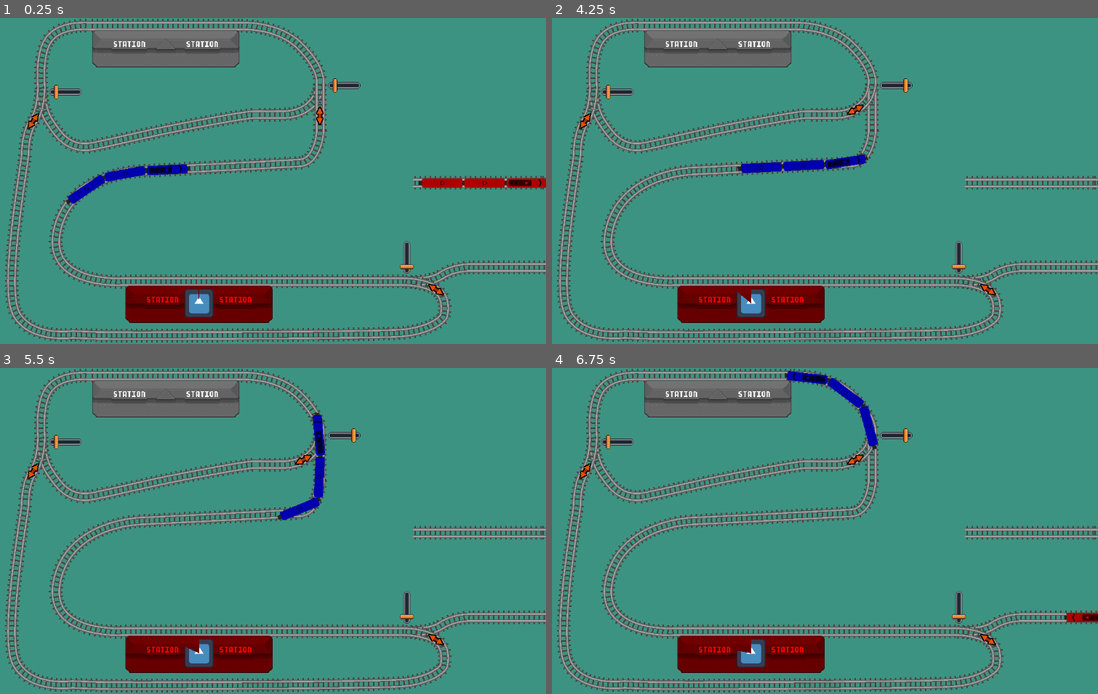
Above: before the commit, frames 1-4 (two rows, left to right).
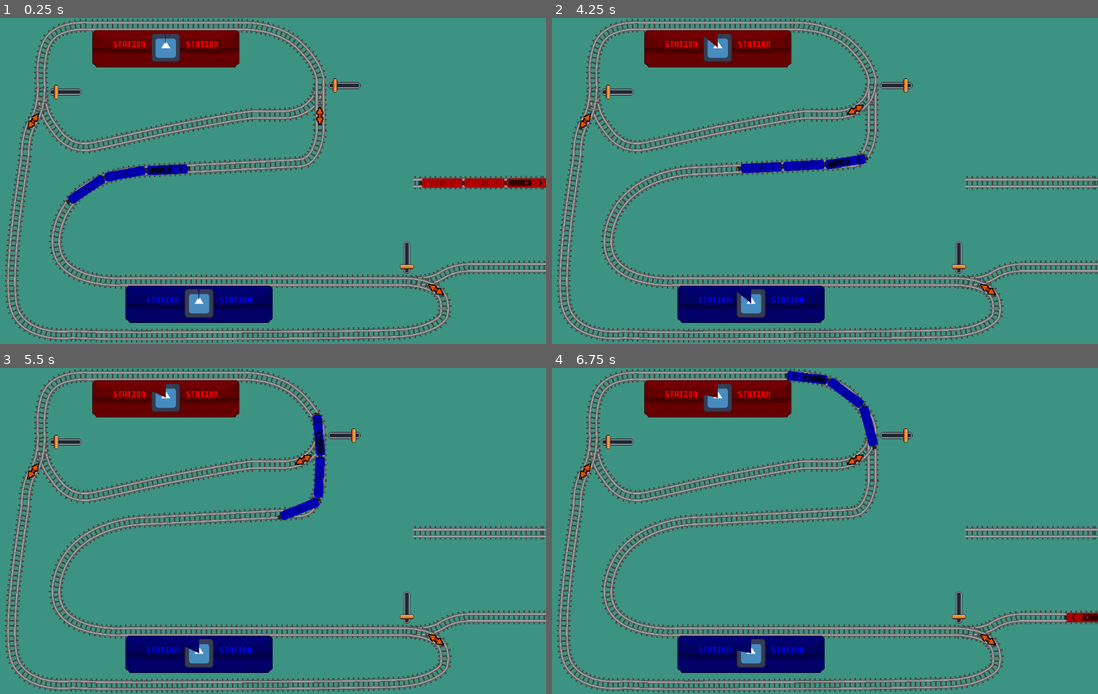
Above: after the commit, the same moments.

Repository: dsg-jam/ld54-game
Game: Godot game, scene res://scenes/test_track_1.tscn
Same seed, same stepped clock (60 frames per second), same inputs: the game is played once before the commit and once after it. The engine's default icon, where the game draws it, is replaced by a stand-in: a white triangle on a blue panel in a dark square.
Inputs (mouse positions are in pixels of both pictures, inside the frame that each line leads up to):
- Up to frame 1 (0.25 s): no input
- Up to frame 2 (4.25 s): click (895, 86) at 0.52 s; hold Space (brake) 2.03-2.78 s
- Up to frame 3 (5.5 s): hold Space (brake) from 4.28 s (still down)
- Up to frame 4 (6.75 s): release Space (brake) at 6.53 s

The runs differ from the first frame. In frame 1, 5.6% of the frame differs, in the area x 16-50%, y 3-94%; in frame 2, 5.7%; in frame 3, 5.7%; in frame 4, 5.7%.

Commit message:
fix train routes

Diff:
--- a/scenes/test_track_1.tscn
+++ b/scenes/test_track_1.tscn
@@ -39,7 +39,7 @@
 resource_local_to_scene = true
 instance_count = 16
 mesh = SubResource("ArrayMesh_umy7o")
-buffer = PackedFloat32Array(0.992327, -0.123641, 0, 4.99044, …(129 unchanged characters)… , 0.424495, 0.90543, 0, 4.96879, 0.818401, -0.574647, 0, 33.1875, 0.574647, 0.818401, 0, 9.61463, 0.708248, -0.705964, 0, 41.0933, 0.705964, 0.708248, 0, 15.7144, 0.586411, -0.810013, 0, 47.872, 0.810013, 0.586411, 0, 23.0491, 0.462831, -0.886447, 0, 53.4373, 0.886447, 0.462831, 0, 31.3455, 0.342998, -0.939336, 0, 57.7867, 0.939336, 0.342998, 0, 40.342, 0.229513, -0.973306, 0, 60.9541, 0.973306, 0.229513, 0, 49.821, 0.120222, -0.992747, 0, 62.9901, 0.992747, 0.120222, 0, 59.606, 0.0206377, -0.999787, 0, 63.9268, 0.999787, 0.0206377, 0, 69.5566, 0.00835572, -0.999965, 0,  …(310 unchanged characters)…
+buffer = PackedFloat32Array(0.992327, -0.123641, 0, 4.99044, …(129 unchanged characters)… , 0.424495, 0.90543, 0, 4.96879, 0.818402, -0.574647, 0, 33.1875, 0.574647, 0.818402, 0, 9.61464, 0.708248, -0.705964, 0, 41.0933, 0.705964, 0.708248, 0, 15.7144, 0.586411, -0.810013, 0, 47.8721, 0.810013, 0.586411, 0, 23.0491, 0.462831, -0.886447, 0, 53.4373, 0.886447, 0.462831, 0, 31.3455, 0.342998, -0.939336, 0, 57.7867, 0.939336, 0.342998, 0, 40.342, 0.229513, -0.973306, 0, 60.9541, 0.973306, 0.229513, 0, 49.821, 0.120222, -0.992747, 0, 62.9901, 0.992747, 0.120222, 0, 59.606, 0.0206376, -0.999787, 0, 63.9268, 0.999787, 0.0206376, 0, 69.5566, 0.00835572, -0.999965, 0,  …(310 unchanged characters)…
 
 [sub_resource type="Curve2D" id="Curve2D_jdlbk"]
 resource_local_to_scene = true
@@ -52,7 +52,7 @@
 resource_local_to_scene = true
 instance_count = 10
 mesh = SubResource("ArrayMesh_umy7o")
-buffer = PackedFloat32Array(1, 2.16838e-14, 0, 5, -2.16838e-14, 1, 0, 1.97323e-12, 1, 2.16839e-14, 0, 15, -2.16839e-14, 1, 0, 1.75639e-12, 1, 2.16839e-14, …(432 unchanged characters)…
+buffer = PackedFloat32Array(1, 2.16838e-14, 0, 5, -2.16838e-14, 1, 0, 1.97323e-12, 1, 2.16838e-14, 0, 15, -2.16838e-14, 1, 0, 1.75639e-12, 1, 2.16839e-14, …(432 unchanged characters)…
 
 [sub_resource type="Curve2D" id="Curve2D_1ghy7"]
 resource_local_to_scene = true
@@ -65,7 +65,7 @@
 resource_local_to_scene = true
 instance_count = 14
 mesh = SubResource("ArrayMesh_umy7o")
-buffer = PackedFloat32Array(0.999648, -0.026521, 0, 4.99242, …(530 unchanged characters)… 0.429017, 0.903296, 0, -16.4998, 0.944942, 0.327237, 0, 90.871, -0.327237, 0.944942, 0, -20.5389, 0.96897, 0.247177, 0, 100 …(238 unchanged characters)…
+buffer = PackedFloat32Array(0.999648, -0.026521, 0, 4.99242, …(530 unchanged characters)… 0.429017, 0.903296, 0, -16.4998, 0.944943, 0.327236, 0, 90.871, -0.327236, 0.944943, 0, -20.5389, 0.96897, 0.247177, 0, 100 …(238 unchanged characters)…
 
 [sub_resource type="Curve2D" id="Curve2D_agot6"]
 resource_local_to_scene = true
@@ -91,7 +91,7 @@
 resource_local_to_scene = true
 instance_count = 16
 mesh = SubResource("ArrayMesh_umy7o")
-buffer = PackedFloat32Array(0.99808, 0.0619333, 0, 4.99647,  …(390 unchanged characters)… 0.547167, 0.837023, 0, -15.0622, 0.827404, 0.561607, 0, 70.8643, -0.561607, 0.827404, 0, -20.5707, 0.805572, 0.592498, 0, 79.0941, -0.592498, 0.805572, 0, -26.2507, 0.76406, 0.645145, 0, 87.0616, -0.645145, 0.76406, 0, -32.2911, 0.697405, 0.716677, 0, 94.5499, -0.716677, 0.697405, 0, -38.9132, 0.599872, 0.800096, 0, 101.303, -0.800096, 0.599872, 0, -46.2796, 0.466576, 0.884481, 0, 106.978, -0.884481, 0.466576, 0, -54.5005, 0.307666, 0.951494, 0, 11 …(164 unchanged characters)…
+buffer = PackedFloat32Array(0.99808, 0.0619333, 0, 4.99647,  …(390 unchanged characters)… 0.547167, 0.837023, 0, -15.0622, 0.827403, 0.561608, 0, 70.8643, -0.561608, 0.827403, 0, -20.5707, 0.805572, 0.592498, 0, 79.0941, -0.592498, 0.805572, 0, -26.2507, 0.76406, 0.645145, 0, 87.0616, -0.645145, 0.76406, 0, -32.2911, 0.697405, 0.716678, 0, 94.5499, -0.716678, 0.697405, 0, -38.9132, 0.599872, 0.800096, 0, 101.303, -0.800096, 0.599872, 0, -46.2796, 0.466575, 0.884482, 0, 106.978, -0.884482, 0.466575, 0, -54.5005, 0.307666, 0.951494, 0, 11 …(164 unchanged characters)…
 
 [sub_resource type="Curve2D" id="Curve2D_xdxc8"]
 resource_local_to_scene = true
@@ -192,7 +192,7 @@
 points = PackedVector2Array(2.08165e-12, 2.08165e-12, 4.04853, 0.194471, 7.95559, 0.59311, 11.7221, 1.18876, 15.349, 1. …(774 unchanged characters)…
 
 [node name="Pointer" parent="Tracks/TrackSwitch/LeftTrack" index="5"]
-position = Vector2(54.2924, 32.8752)
+position = Vector2(54.2924, 32.8753)
 rotation = 1.07745
 
 [node name="RightTrack" parent="Tracks/TrackSwitch" index="1"]
@@ -252,7 +252,7 @@
 progress = 121.458
 
 [node name="TrackLine" parent="Tracks/TrackSwitch2/RightTrack" index="4"]
-points = PackedVector2Array(2.08165e-12, 2.08165e-12, 1.76964, 0.028625, 6.63878, 0.241, 10.0295, 0.475391, 13.9477, 0.826875, 18.311, 1.31917, 23.0368, 1.976, 25.5098, 2.37 …(517 unchanged characters)…
+points = PackedVector2Array(2.08165e-12, 2.08165e-12, 1.76964, 0.028625, 6.63878, 0.241, 10.0295, 0.475391, 13.9477, 0.826875, 18.3109, 1.31917, 23.0368, 1.976, 25.5098, 2.37 …(517 unchanged characters)…
 
 [node name="Pointer" parent="Tracks/TrackSwitch2/RightTrack" index="5"]
 position = Vector2(64, 16)
@@ -288,38 +288,38 @@
 position = Vector2(128, 32)
 
 [node name="TrackLine" parent="Tracks/TrackSwitch3/RightTrack" index="4"]
-points = PackedVector2Array(2.08165e-12, 2.08165e-12, 1.76964, 0.028625, 6.63878, 0.241, 10.0295, 0.475391, 13.9477, 0.826875, 18.311, 1.31917, 23.0368, 1.976, 25.5098, 2.37 …(638 unchanged characters)…
+points = PackedVector2Array(2.08165e-12, 2.08165e-12, 1.76964, 0.028625, 6.63878, 0.241, 10.0295, 0.475391, 13.9477, 0.826875, 18.3109, 1.31917, 23.0368, 1.976, 25.5098, 2.37 …(638 unchanged characters)…
 
 [node name="Pointer" parent="Tracks/TrackSwitch3/RightTrack" index="5"]
 position = Vector2(64, 16)
 
 [node name="Track2" parent="Tracks" instance=ExtResource("1_xd5th")]
 position = Vector2(413, 320)
-curve = SubResource("Curve2D_823np")
+curve = SubResource("Curve2D_w1khq")
 
 [node name="Track3" parent="Tracks" instance=ExtResource("1_xd5th")]
 position = Vector2(274, 309)
-curve = SubResource("Curve2D_r08aa")
+curve = SubResource("Curve2D_f38w8")
 
 [node name="Track4" parent="Tracks" instance=ExtResource("1_xd5th")]
 position = Vector2(10, 483)
-curve = SubResource("Curve2D_tg2hq")
+curve = SubResource("Curve2D_gsb3n")
 
 [node name="Track5" parent="Tracks" instance=ExtResource("1_xd5th")]
 position = Vector2(614, 524)
-curve = SubResource("Curve2D_huh30")
+curve = SubResource("Curve2D_guof2")
 
 [node name="Track6" parent="Tracks" instance=ExtResource("1_xd5th")]
 position = Vector2(1056, 496)
-curve = SubResource("Curve2D_ell73")
+curve = SubResource("Curve2D_s05yu")
 
 [node name="Track7" parent="Tracks" instance=ExtResource("1_xd5th")]
 position = Vector2(1304, 496)
-curve = SubResource("Curve2D_gxquq")
+curve = SubResource("Curve2D_8werh")
 
 [node name="Track8" parent="Tracks" instance=ExtResource("1_xd5th")]
 position = Vector2(888, 328)
-curve = SubResource("Curve2D_dploh")
+curve = SubResource("Curve2D_u4pui")
 
 [node name="TrainStation" parent="." instance=ExtResource("3_xcxqr")]
 position = Vector2(314, 524)
@@ -330,6 +330,9 @@
 [node name="TrainEngine2" parent="." instance=ExtResource("5_i7i1o")]
 color = Color(0, 0, 1, 1)
 
+[node name="TrainStation2" parent="." instance=ExtResource("3_xcxqr")]
+position = Vector2(248, 16)
+
 [node name="TrainRoute2" parent="." node_paths=PackedStringArray("train") instance=ExtResource("6_gcl3h")]
 train = NodePath("../TrainEngine2")
 
@@ -348,12 +351,9 @@
 [node name="TrainRouteStop2" parent="TrainRoute" node_paths=PackedStringArray("station") instance=ExtResource("7_ws50l")]
 station = NodePath("../../TrainStation2")
 
-[node name="TrainStation2" parent="." instance=ExtResource("3_xcxqr")]
-position = Vector2(248, 16)
-
 [node name="Track" parent="." instance=ExtResource("1_xd5th")]
 position = Vector2(-80, 72)
-curve = SubResource("Curve2D_v5e5y")
+curve = SubResource("Curve2D_fqj4b")
 
 [editable path="Tracks/TrackSwitch"]
 [editable path="Tracks/TrackSwitch/LeftTrack"]
--- a/scripts/TrainEngine.gd
+++ b/scripts/TrainEngine.gd
@@ -2,7 +2,7 @@
 class_name TrainEngine extends TrainVehicle
 
 signal train_info(info: Dictionary)
-signal entered_station(station: TrainStation)
+signal entered_station(train: TrainEngine, station: TrainStation)
 
 @export var color: Color
 @export var max_force: float = 1000
@@ -219,4 +219,4 @@
 
 func _on_area_2d_area_entered(area: Area2D) -> void:
 	if !area.is_in_group("train_station"): return
-	self.entered_station.emit(area)
+	self.entered_station.emit(self, area)
--- a/scripts/TrainRoute.gd
+++ b/scripts/TrainRoute.gd
@@ -15,17 +15,20 @@
 		push_warning("route with no stops")
 		return
 
-	train.entered_station.connect(self._on_train_entered_station)
+	self.train.entered_station.connect(self._on_train_entered_station)
 	for stop in self._stops:
+		assert(stop.station.is_node_ready())
 		stop.station.timeout.connect(self._on_station_timeout)
+
+	self._choose_available_stop(false)
 	self._activate_stop()
 
-func _on_train_entered_station(station: TrainStation) -> void:
+func _on_train_entered_station(incoming_train: TrainEngine, station: TrainStation) -> void:
 	var stop: TrainRouteStop = self._stops[self._stop_idx]
-	if station != stop.station:
+	if incoming_train != self.train || station != stop.station:
 		return
 	stop.station.reset()
-	self._choose_next_stop()
+	self._choose_available_stop(true)
 	self._activate_stop()
 
 func _on_station_timeout(station: TrainStation) -> void:
@@ -34,14 +37,17 @@
 		return
 	print("INSERT GAME OVER HERE")
 
-func _choose_next_stop() -> void:
+func _choose_available_stop(next: bool) -> void:
+	if next:
+		self._stop_idx = (self._stop_idx + 1)  % len(self._stops)
 	for _n in range(len(self._stops)):
-		self._stop_idx = (self._stop_idx + 1)  % len(self._stops)
 		if self._stops[self._stop_idx].station.available:
 			return
+		self._stop_idx = (self._stop_idx + 1)  % len(self._stops)
 	push_error("no available stop found")
 
 func _activate_stop() -> void:
 	var stop: TrainRouteStop = self._stops[self._stop_idx]
+	assert(stop.station.available)
 	stop.station.start_timer(stop.delay)
 	stop.station.set_color(self.train.color)
--- a/scripts/TrainStation.gd
+++ b/scripts/TrainStation.gd
@@ -42,3 +42,4 @@
 
 func _on_timer_timeout() -> void:
 	self.timeout.emit(self)
+	self.reset()
Not shown: 4 places in scenes/test_track_1.tscn that only renumber resources
